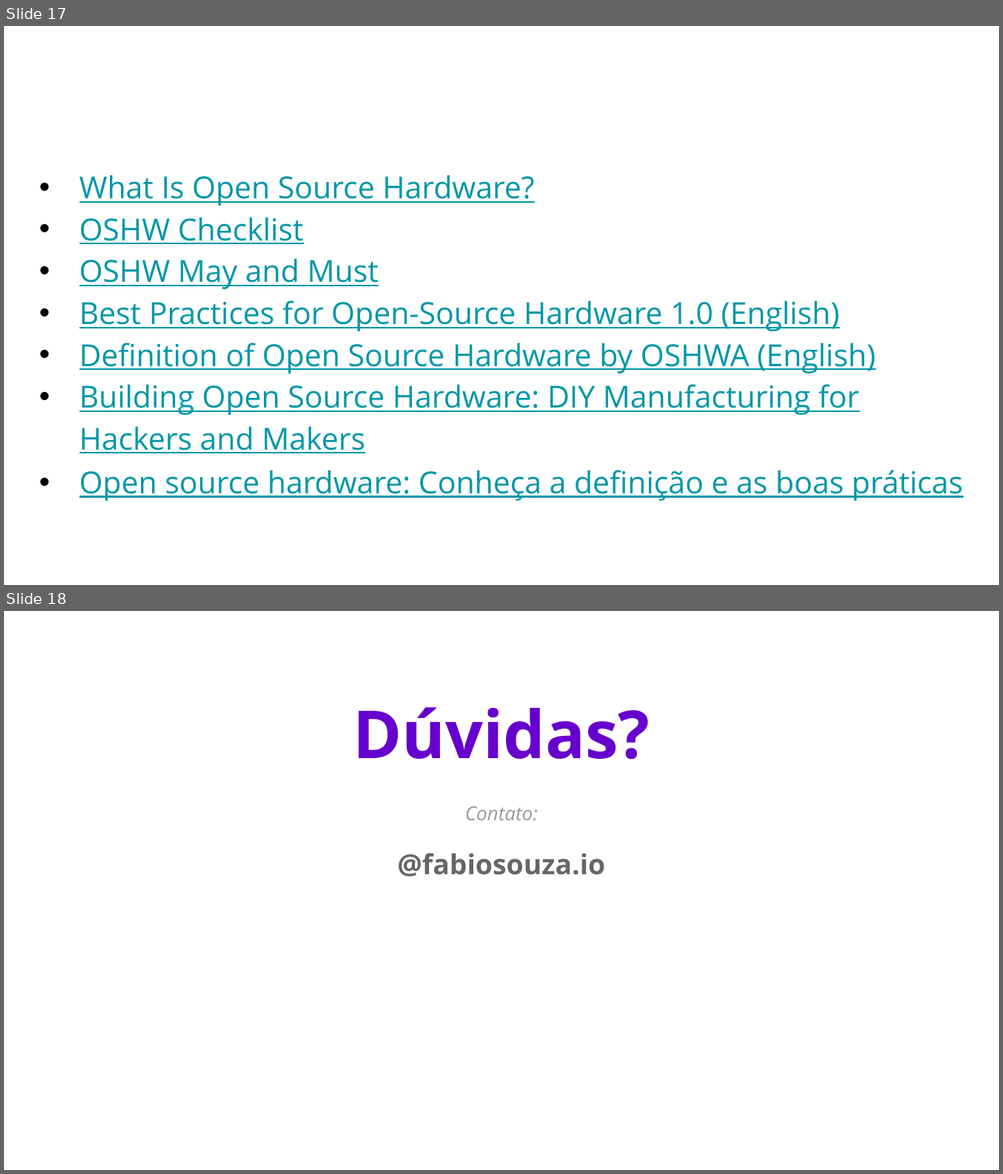
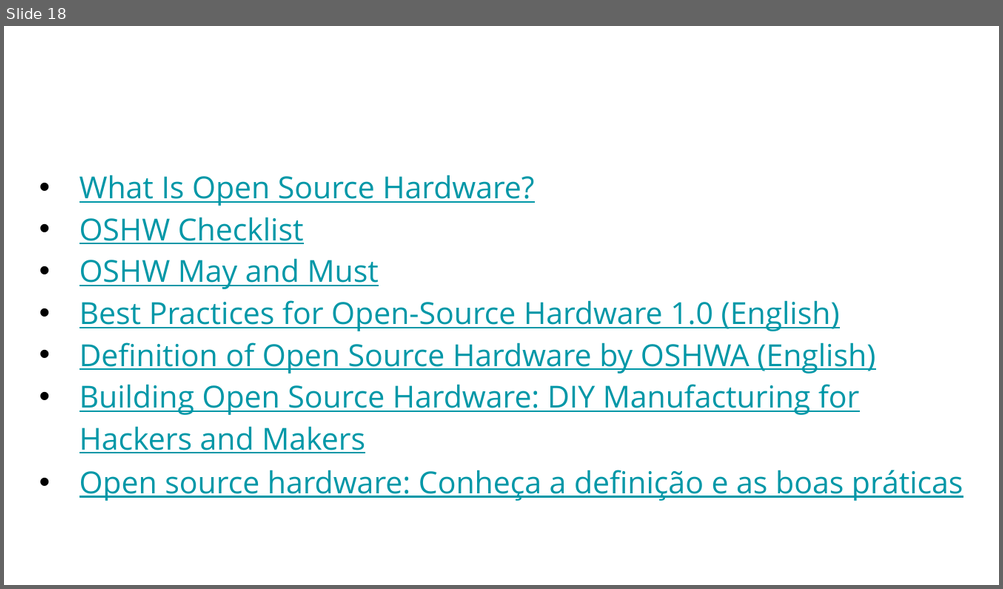
Before and after one commit to FBSeletronica/Palestras-Latinoware-2020, a slide deck: O que é open hardware .odp. Shown one above the other, each under a label of ours: slides 17 and 18 before the commit, slide 18 after it. The pictures are 1003x1174 and 1003x589 pixels, drawn with LibreOffice and Linux fonts; fonts in the diff are those of the drawing; background and template pictures are left out. Boxes give left, top, right and bottom in pixels: in the first picture for what was removed or moved away, otherwise in the second. Text is boxed around its words. In the diff, an @@ line names an element or a change of style, - is before the commit and + after.

```diff
--- a/O que é open hardware .odp
+++ b/O que é open hardware .odp
@@ slide 18 removed at <box>4,611,999,1170</box>, background picture (left out) @@
@@ text removed at <box>353,707,649,760</box> @@
-Dúvidas?
@@ text removed at <box>465,806,538,820</box> @@
-Contato:
@@ title removed at <box>397,853,605,877</box> @@
-@fabiosouza.io
@@ what was slide 17 is now slide 18 @@
```
Also in this commit, not shown: 1 slide changed, 2 slides added.
